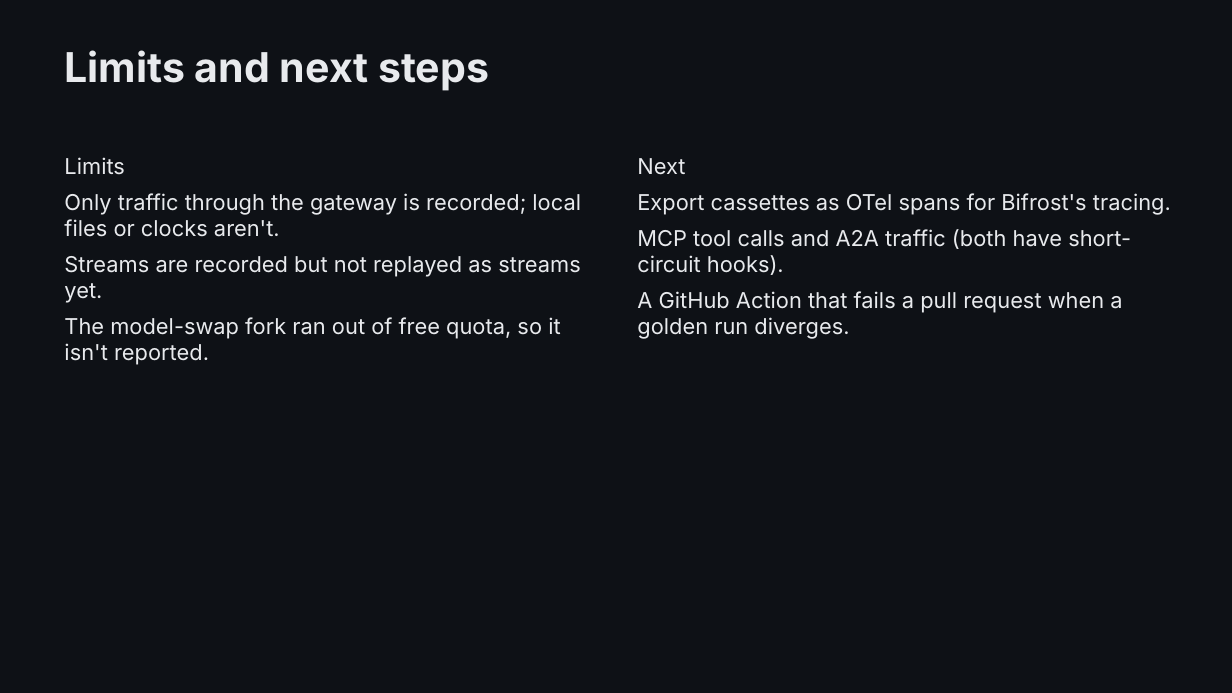
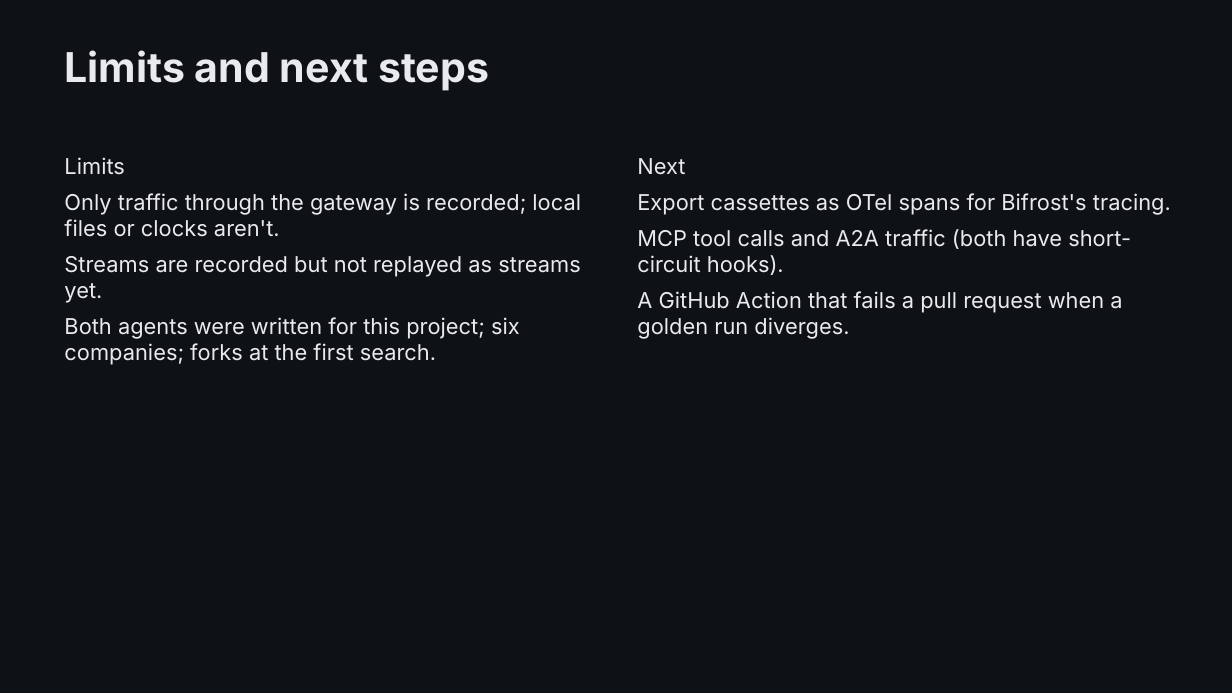
Before and after one commit to YASASWIP012/rewind, a slide deck: slide 8 of docs/Rewind.pptx. Drawn at 1232x693 pixels with LibreOffice and Linux fonts; fonts in the diff are those of the drawing. Boxes give left, top, right and bottom in pixels: in the first picture for what was removed or moved away, otherwise in the second. Text is boxed around its words. In the diff, an @@ line names an element or a change of style, - is before the commit and + after.

```diff
--- a/docs/Rewind.pptx
+++ b/docs/Rewind.pptx
@@ text at (64, 317, 520, 365): text changed @@
-The model-swap fork ran out of free quota, so it isn't reported.
+Both agents were written for this project; six companies; forks at the first search.
```
Also in this commit, not shown: 2 other slides changed, 51 other files.
